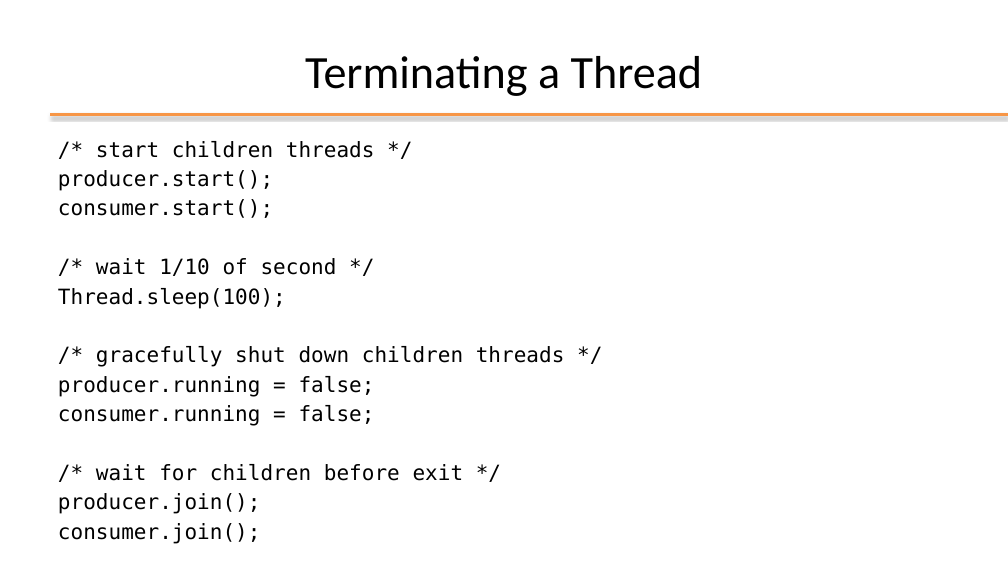
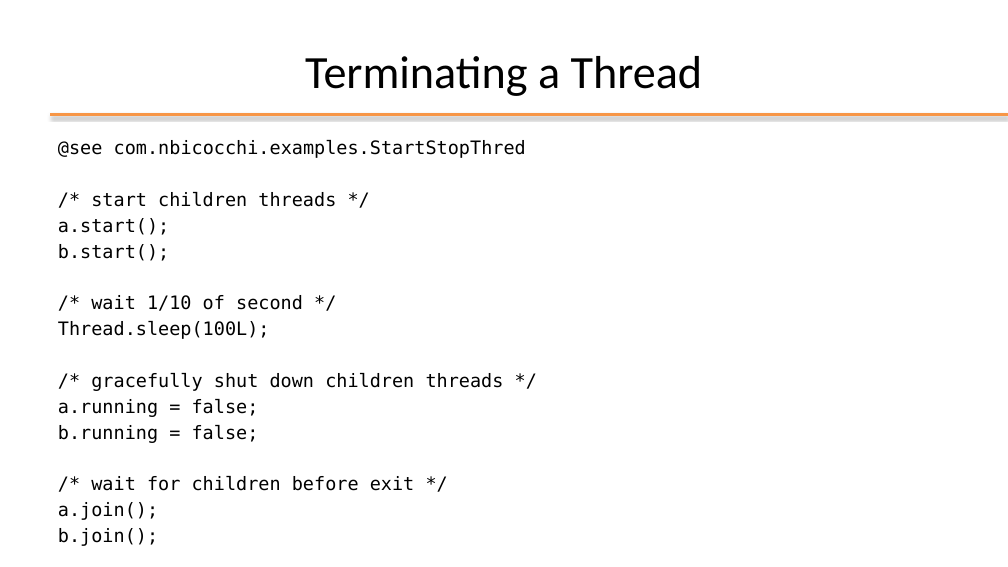
Before and after one commit to nbicocchi/learn-java-core, a slide deck: slide 20 of assets/slides/P2 - Java Multi-Threading.pptx (slide 24 before the commit). Drawn at 1008x567 pixels with LibreOffice and Linux fonts; fonts in the diff are those of the drawing; background and template pictures are left out. Boxes give left, top, right and bottom in pixels: in the first picture for what was removed or moved away, otherwise in the second. Text is boxed around its words. In the diff, an @@ line names an element or a change of style, - is before the commit and + after.

```diff
--- a/assets/slides/P2 - Java Multi-Threading.pptx
+++ b/assets/slides/P2 - Java Multi-Threading.pptx
@@ text at box(58, 140, 526, 158): paragraph added @@
+@see com.nbicocchi.examples.StartStopThred
@@ text at box(91, 192, 504, 491): size 20 to 17.6 pt in "/* start children threads */", "/* wait 1/10 of second */", "/* gracefully shut down children threads */", "/* wait for children before exit */" @@
@@ text at box(58, 218, 169, 261): text changed; size 20 to 17.6 pt @@
-producer.start();
-consumer.start();
+a.start();
+b.start();
@@ text at box(58, 321, 270, 339): text changed; size 20 to 17.6 pt @@
-Thread.sleep(100);
+Thread.sleep(100L);
@@ text at box(58, 399, 259, 443): text changed; size 20 to 17.6 pt @@
-producer.running = false;
-consumer.running = false;
+a.running = false;
+b.running = false;
@@ text at box(58, 502, 158, 520): text changed; size 20 to 17.6 pt @@
-producer.join();
-consumer.join();
+a.join();
+b.join();
```
Also in this commit, not shown: 8 other slides changed, 12 slides removed, 2 other files.
